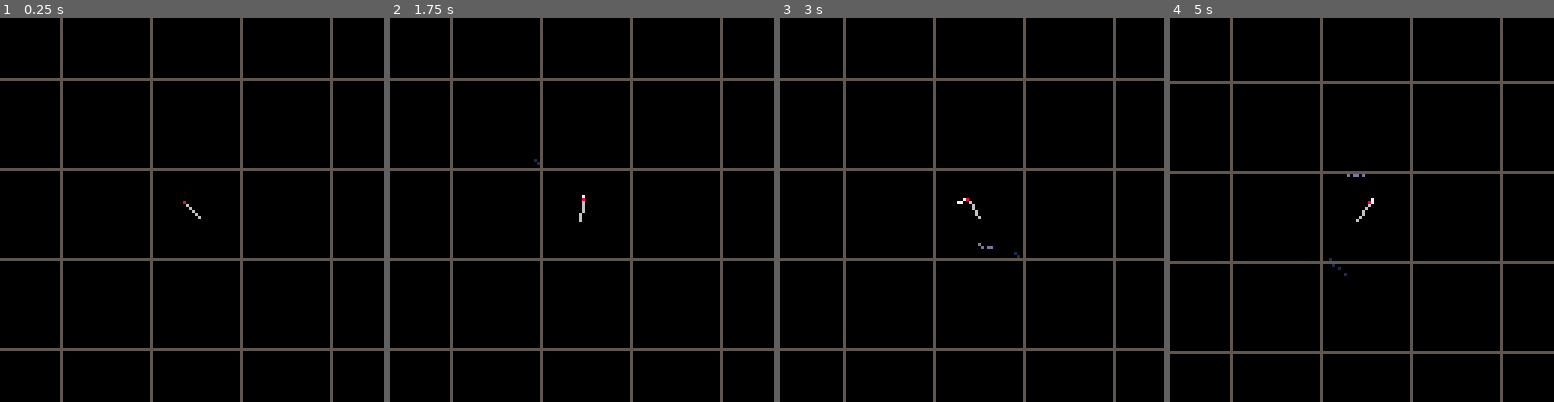
Above: before the commit, frames 1-4 (left to right).
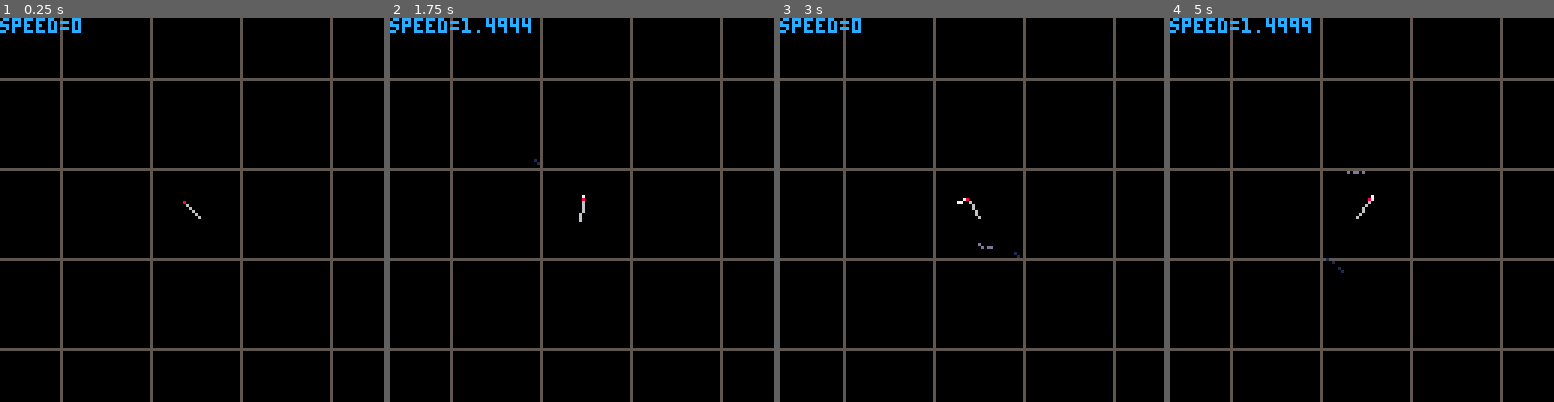
Above: after the commit, the same moments.

Repository: hlship/pico-8
Game: PICO-8 cartridge escape-clause.p8
Two runs of this game, one before a commit and one after it. Both use one fixed random seed, a clock stepped at 60 frames per second and the inputs below.
Inputs:
- Up to frame 1 (0.25 s): no input
- Up to frame 2 (1.75 s): tap X (X key) at 0.33, 1.07 s; tap O (Z key) at 0.7, 1.7 s; hold Right from 1.6 s (still down)
- Up to frame 3 (3 s): tap X (X key) at 1.85, 2.97 s; release Right at 2.1 s; tap O (Z key) at 2.1, 2.5, 2.9 s; hold Right from 2.47 s (still down)
- Up to frame 4 (5 s): release Right at 3.03 s; hold Left 3.08-3.58 s; tap O (Z key) every 0.4 s from 3.3 to 4.9 s; hold Right 4.02-4.68 s; tap X (X key) at 4.08 s

The runs differ from the first frame. In frame 1, 0.4% of the frame differs, in the area x 0-22%, y 0-4%; in frame 2, 0.6%; in frame 3, 0.4%; in frame 4, 6.8%, in the area x 0-100%, y 0-88%.

Commit message:
simplify view tracking, max sped for ship

Diff:
--- a/escape-clause.p8
+++ b/escape-clause.p8
@@ -14,6 +14,11 @@
     t.y += t.speed * sin(t.r) / 60
 end
 
+function distance(x0, y0, x1, y1)
+    local dx = x1 - x0
+    local dy = y1 - y0
+    return sqrt(dx * dx + dy * dy)
+end
 
 -- rather than worry about z-order, we just have different tables
 -- and set render order in code
@@ -77,11 +82,6 @@
     return r, atan2(rx, ry)
 end
 
-
--- The camera moves to follow the ship, the camera will try
--- adto keep the ship centered
-viewtrack = {x = 0, y = 0}
-
 -- x,y screen location
 -- pgap used to track how often to emit a thrust particle
 -- speed pixels/second in direction d
@@ -98,8 +98,11 @@
     if (btn(⬅️)) self.d += rotspeed
     local thrust = btn(4)
 
+    if (btn(5)) self.speed = 0 -- temporary
+
     if thrust then
         self.speed, self.r = add_vectors(self.speed, self.r, thrustpower, self.d)
+        self.speed = min(self.speed, 150)
     else
         -- At slow speeds, apply a damper to stop the ship
         if (self.speed < 10) self.speed=max(0, self.speed - .25)
@@ -116,10 +120,6 @@
 end
 
 function ship:draw()
-    -- print("s=" .. self.speed ..
-    --       " d=" .. self.d ..
-    --       " r=" .. self.r, 0, 0, 12)
-
     local cosd = cos(self.d)
     local sind = sin(self.d)
 
@@ -138,15 +138,9 @@
     add(sprites, ship)
 end
 
-track_speed = .025
-
 function _update60()
     update_all(particles)
     update_all(sprites)
-
-    -- Have the view track the ship
-    viewtrack.x = lerp(viewtrack.x, ship.x - 64, track_speed)
-    viewtrack.y = lerp(viewtrack.y, ship.y - 64, track_speed)
 end
 
 show_grid = false
@@ -154,7 +148,7 @@
 function _draw()
     cls()
 
-    camera(viewtrack.x, viewtrack.y)
+    camera(ship.x - 64, ship.y - 64)
 
     color(5)
 
@@ -168,7 +162,7 @@
     draw_all(sprites)
 
     camera()
-    -- print("speed=" .. ship.speed, 0, 0, 12)
+    print("speed=" .. ship.speed, 0, 0, 12)
 end
 
 __gfx__
@@ -179,3 +173,15 @@
 0086c66700cc60000000000000000000000000000000000000000000000000000000000000000000000000000000000000000000000000000000000000000000
 000c6660006c00000000000000000000000000000000000000000000000000000000000000000000000000000000000000000000000000000000000000000000
 00000000080000000000000000000000000000000000000000000000000000000000000000000000000000000000000000000000000000000000000000000000
+__map__
+0200000000000000000000000000000000000000000000000000000000000000000000000000000000000000000000000000000000000000000000000000000000000000000000000000000000000000000000000000000000000000000000000000000000000000000000000000000000000000000000000000000000000000
+0202020202020202020202020000000000000000000000000000000000000000000000000000000000000000000000000000000000000000000000000000000000000000000000000000000000000000000000000000000000000000000000000000000000000000000000000000000000000000000000000000000000000000
+0202020202020202020202020000000000000000000000000000000000000000000000000000000000000000000000000000000000000000000000000000000000000000000000000000000000000000000000000000000000000000000000000000000000000000000000000000000000000000000000000000000000000000
+0202020202020202020202020000000000000000000000000000000000000000000000000000000000000000000000000000000000000000000000000000000000000000000000000000000000000000000000000000000000000000000000000000000000000000000000000000000000000000000000000000000000000000
+0202020202020202020202020200000000000000000000000000000000000000000000000000000000000000000000000000000000000000000000000000000000000000000000000000000000000000000000000000000000000000000000000000000000000000000000000000000000000000000000000000000000000000
+0202020202020202020202020200000000000000000000000000000000000000000000000000000000000000000000000000000000000000000000000000000000000000000000000000000000000000000000000000000000000000000000000000000000000000000000000000000000000000000000000000000000000000
+0202020202020202020202020200000000000000000000000000000000000000000000000000000000000000000000000000000000000000000000000000000000000000000000000000000000000000000000000000000000000000000000000000000000000000000000000000000000000000000000000000000000000000
+0202020202020202020202020200000000000000000000000000000000000000000000000000000000000000000000000000000000000000000000000000000000000000000000000000000000000000000000000000000000000000000000000000000000000000000000000000000000000000000000000000000000000000
+0202020202020202020202020200000000000000000000000000000000000000000000000000000000000000000000000000000000000000000000000000000000000000000000000000000000000000000000000000000000000000000000000000000000000000000000000000000000000000000000000000000000000000
+
+
Not shown, changed: the sound effects (__sfx__) section of escape-clause.p8
